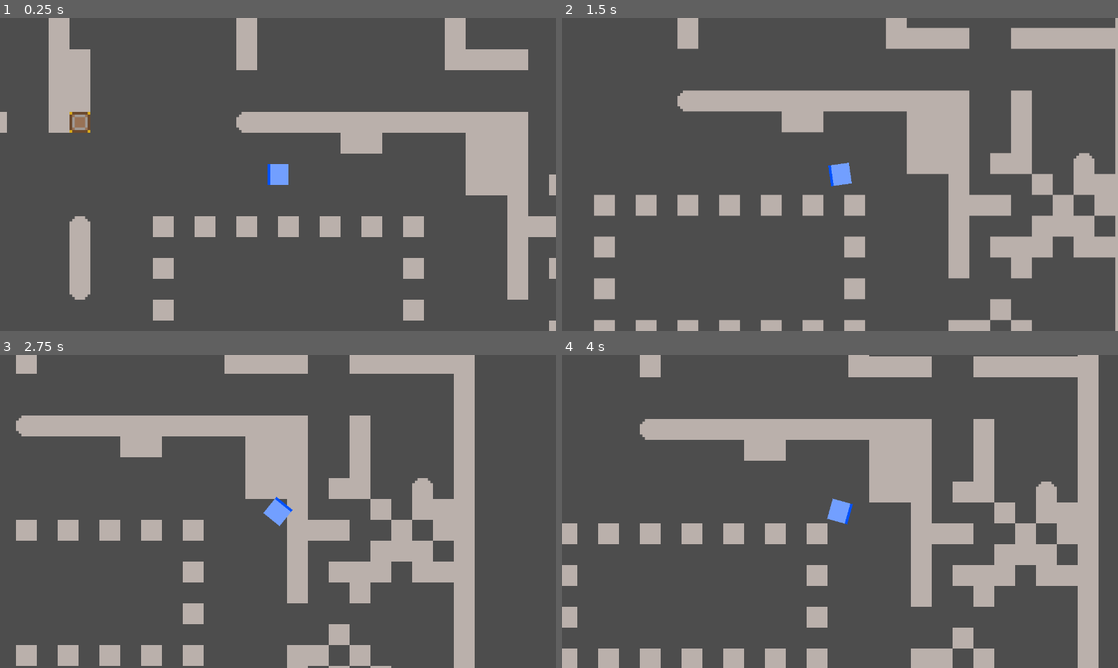
Above: before the commit, frames 1-4 (two rows, left to right).
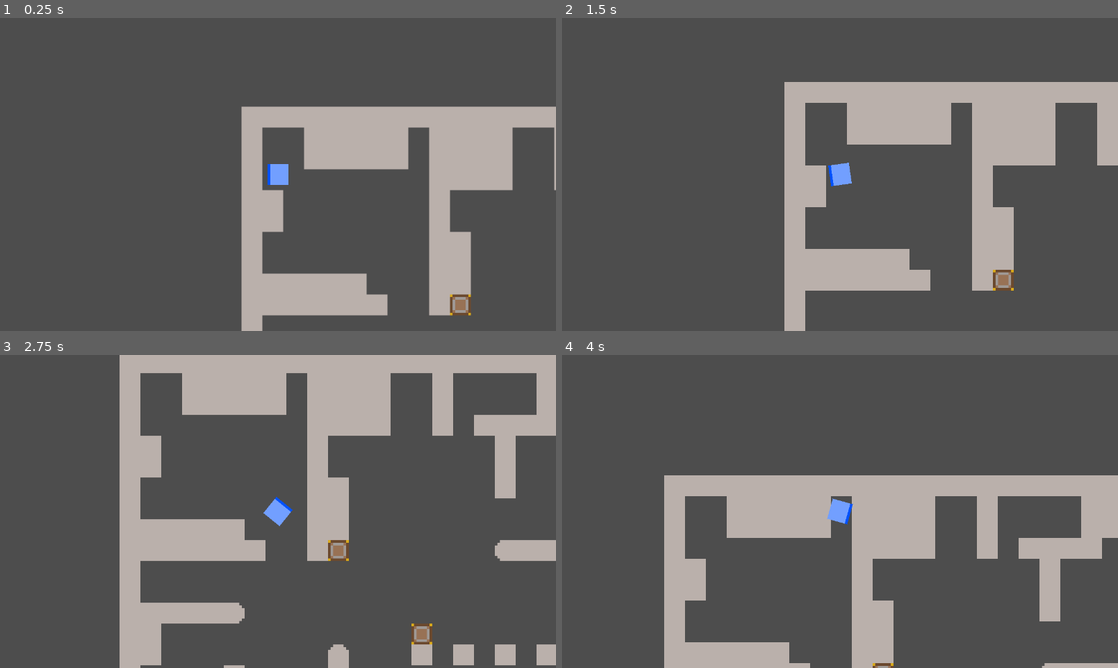
Above: after the commit, the same moments.

Repository: joakimolofsson/loot
Game: Godot game, scene res://scenes/level/level.tscn
Two runs of this game, one before a commit and one after it. Both use one fixed random seed, a clock stepped at 60 frames per second and the inputs below.
Inputs (mouse positions are in pixels of both pictures, inside the frame that each line leads up to):
- Up to frame 1 (0.25 s): no input
- Up to frame 2 (1.5 s): tap Enter at 0.5 s; move the mouse to (962, 158) at 0.52 s; hold D (walk_right) 0.53-1.28 s; tap E (interact, bound only after the commit) at 0.6, 1.35 s; move the mouse to (728, 190) at 1.27 s; hold S (walk_down) from 1.28 s (still down)
- Up to frame 3 (2.75 s): move the mouse to (333, 442) at 2.02 s; release S (walk_down) at 2.03 s; hold D (walk_right) from 2.03 s (still down); tap E (interact, bound only after the commit) at 2.1 s
- Up to frame 4 (4 s): move the mouse to (812, 574) at 2.77 s; release D (walk_right) at 2.78 s; hold W (walk_up) 2.78-3.53 s; tap E (interact, bound only after the commit) at 2.85, 3.6 s; move the mouse to (1006, 558) at 3.52 s; hold A (walk_left) from 3.53 s (still down)

The runs differ from the first frame. In frame 1, 23% of the frame differs, in the area x 0-100%, y 0-100%; in frame 2, 29%; in frame 3, 39%, in the area x 2-100%, y 0-100%; in frame 4, 34%.

Commit message:
feat: add ui box

Diff:
--- a/project.godot
+++ b/project.godot
@@ -45,6 +45,11 @@
 "events": [Object(InputEventKey,"resource_local_to_scene":false,"resource_name":"","device":-1,"window_id":0,"alt_press …(192 unchanged characters)…
 ]
 }
+interact={
+"deadzone": 0.2,
+"events": [Object(InputEventKey,"resource_local_to_scene":false,"resource_name":"","device":-1,"window_id":0,"alt_pressed":false,"shift_pressed":false,"ctrl_pressed":false,"meta_pressed":false,"pressed":false,"keycode":0,"physical_keycode":69,"key_label":0,"unicode":101,"location":0,"echo":false,"script":null)
+]
+}
 
 [layer_names]
 
--- a/scenes/box/box.gd
+++ b/scenes/box/box.gd
@@ -8,28 +8,35 @@
 
 # Called when the node enters the scene tree for the first time.
 func _ready() -> void:
-	area.body_entered.connect(_on_body_entered)
-	area.body_exited.connect(_on_body_exited)
-
+	#area.body_entered.connect(_on_body_entered)
+	#area.body_exited.connect(_on_body_exited)
+	pass
 
 # Called every frame. 'delta' is the elapsed time since the previous frame.
 func _process(_delta: float) -> void:
 	pass
 
 
-func _on_body_entered(body) -> void:
-	if body.name == "Player" and player_near == false:
-		player_near = true
-
-		var tween = create_tween()
-		tween.tween_property(sprite, "modulate", Color(1.5, 1.5, 1.5), 0.1)
-
-		print("hej")
-
-
-func _on_body_exited(body) -> void:
-	if body.name == "Player" and player_near == true:
-		player_near = false
-
-		var tween = create_tween()
-		tween.tween_property(sprite, "modulate", Color(1, 1, 1), 0.1)
+#func _on_body_entered(body) -> void:
+	#if body.name == "Player" and player_near == false and body.interact_target == null:
+		#player_near = true
+		#body.interact_target = self
+		#
+		#var tween = create_tween()
+		#tween.tween_property(sprite, "modulate", Color(1.5, 1.5, 1.5), 0.1)
+#
+#
+#func _on_body_exited(body) -> void:
+	#if body.name == "Player" and player_near == true and body.interact_target == self:
+		#player_near = false
+		#body.interact_target = null
+		#
+		#var tween = create_tween()
+		#tween.tween_property(sprite, "modulate", Color(1, 1, 1), 0.1)
+		#
+		#interact("body_exited")
+#
+#
+#func interact(state) -> void:
+	#var ui = get_parent().get_node("CanvasLayer")
+	#ui.box_ui(state)
--- /dev/null
+++ b/scenes/level/canvas_layer.gd
@@ -0,0 +1 @@
+extends CanvasLayer
--- a/scenes/level/level.tscn
+++ b/scenes/level/level.tscn
@@ -4,6 +4,8 @@
 [ext_resource type="PackedScene" uid="uid://dg2u25jcohfvc" path="res://scenes/player/player.tscn" id="2_nbgty"]
 [ext_resource type="Texture2D" uid="uid://0jc8vgnk5k57" path="res://assets/tiles.png" id="3_qkmgm"]
 [ext_resource type="PackedScene" uid="uid://blr7gsdbm215e" path="res://scenes/box/box.tscn" id="4_qkmgm"]
+[ext_resource type="Script" uid="uid://c1alqluukalge" path="res://scenes/level/canvas_layer.gd" id="5_hnne4"]
+[ext_resource type="PackedScene" uid="uid://fsmynsf5st54" path="res://scenes/ui_box/ui_box.tscn" id="6_vpf64"]
 
 [sub_resource type="TileSetAtlasSource" id="TileSetAtlasSource_hnne4"]
 texture = ExtResource("3_qkmgm")
@@ -39,8 +41,17 @@
 [node name="Box" parent="." unique_id=354698184 instance=ExtResource("4_qkmgm")]
 position = Vector2(84, 76)
 
+[node name="Box2" parent="." unique_id=435755162 instance=ExtResource("4_qkmgm")]
+position = Vector2(116, 108)
+
 [node name="Player" parent="." unique_id=2098680463 instance=ExtResource("2_nbgty")]
-position = Vector2(160, 96)
+position = Vector2(14, 26)
 
 [node name="Camera2D" type="Camera2D" parent="Player" unique_id=1564007383]
 zoom = Vector2(1.5, 1.5)
+
+[node name="CanvasLayer" type="CanvasLayer" parent="." unique_id=1909432974]
+script = ExtResource("5_hnne4")
+
+[node name="UIBox" parent="CanvasLayer" unique_id=680852978 instance=ExtResource("6_vpf64")]
+visible = false
--- a/scenes/player/player.gd
+++ b/scenes/player/player.gd
@@ -1,9 +1,10 @@
 extends CharacterBody2D
 
 
-@export var max_speed := 60.0
-@export var acceleration := 600.0
-@export var friction := 300.0
+var max_speed := 60.0
+var acceleration := 600.0
+var friction := 300.0
+var interact_target = null
 
 func _physics_process(delta):
 	var input_vector = Vector2(
@@ -20,3 +21,6 @@
 	rotation += PI / 2
 
 	move_and_slide()
+
+	if Input.is_action_just_pressed("interact"):
+		print("E")
--- /dev/null
+++ b/scenes/ui_box/ui_box.gd
@@ -0,0 +1 @@
+extends Control
--- /dev/null
+++ b/scenes/ui_box/ui_box.tscn
@@ -0,0 +1,18 @@
+[gd_scene format=3 uid="uid://fsmynsf5st54"]
+
+[ext_resource type="Script" uid="uid://3e83ayn4fwrn" path="res://scenes/ui_box/ui_box.gd" id="1_erqm6"]
+
+[node name="UIBox" type="Control" unique_id=680852978]
+layout_mode = 3
+anchors_preset = 15
+anchor_right = 1.0
+anchor_bottom = 1.0
+grow_horizontal = 2
+grow_vertical = 2
+script = ExtResource("1_erqm6")
+
+[node name="Label" type="Label" parent="." unique_id=1922284828]
+layout_mode = 0
+offset_right = 40.0
+offset_bottom = 23.0
+text = "Box UI"
Not shown, added: scenes/level/canvas_layer.gd.uid
Not shown, added: scenes/ui_box/ui_box.gd.uid
